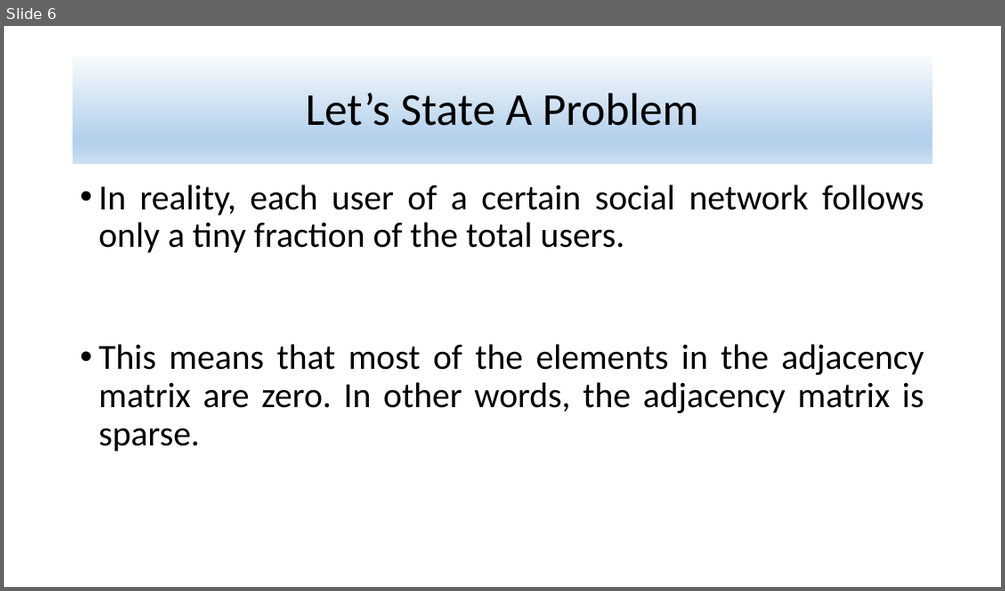
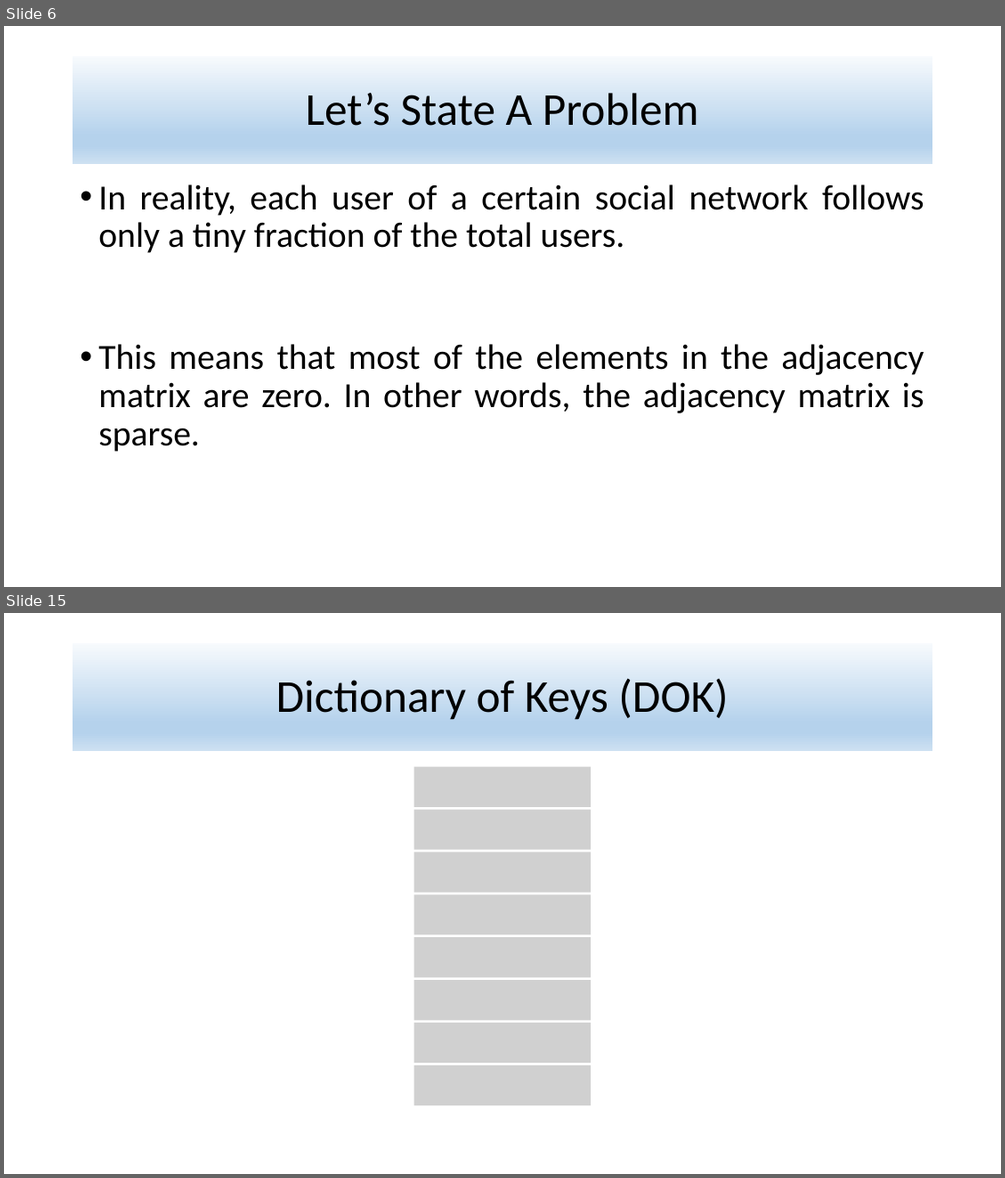
Before and after one commit to alijfri99/presentations, a slide deck: Data Mining Presentation.pptx. Shown one above the other, each under a label of ours: slide 6 before the commit, slides 6 and 15 after it; the slides between them are not shown. The pictures are 1005x591 and 1005x1178 pixels, drawn with LibreOffice and Linux fonts; fonts in the diff are those of the drawing; grey boxes stand for pictures. Boxes give left, top, right and bottom in pixels: in the first picture for what was removed or moved away, otherwise in the second. Text is boxed around its words. In the diff, an @@ line names an element or a change of style, - is before the commit and + after.

```diff
--- a/Data Mining Presentation.pptx
+++ b/Data Mining Presentation.pptx
@@ slide 15 added at box(4, 613, 1001, 1174), background #FFFFFF @@
@@ title added at box(73, 643, 933, 751), fill gradient #F7FAFD to #B5D2EC to #CEE1F2, 44 pt, text #000000 @@
+Dictionary of Keys (DOK)
@@ picture added at box(414, 767, 591, 807) @@
@@ picture added at box(414, 810, 591, 850) @@
@@ picture added at box(414, 852, 591, 892) @@
@@ picture added at box(414, 895, 591, 935) @@
@@ picture added at box(414, 938, 591, 978) @@
@@ picture added at box(414, 981, 591, 1021) @@
@@ picture added at box(414, 1022, 591, 1063) @@
@@ picture added at box(414, 1065, 591, 1106) @@
```
Also in this commit, not shown: 5 slides changed, 7 other slides added.
